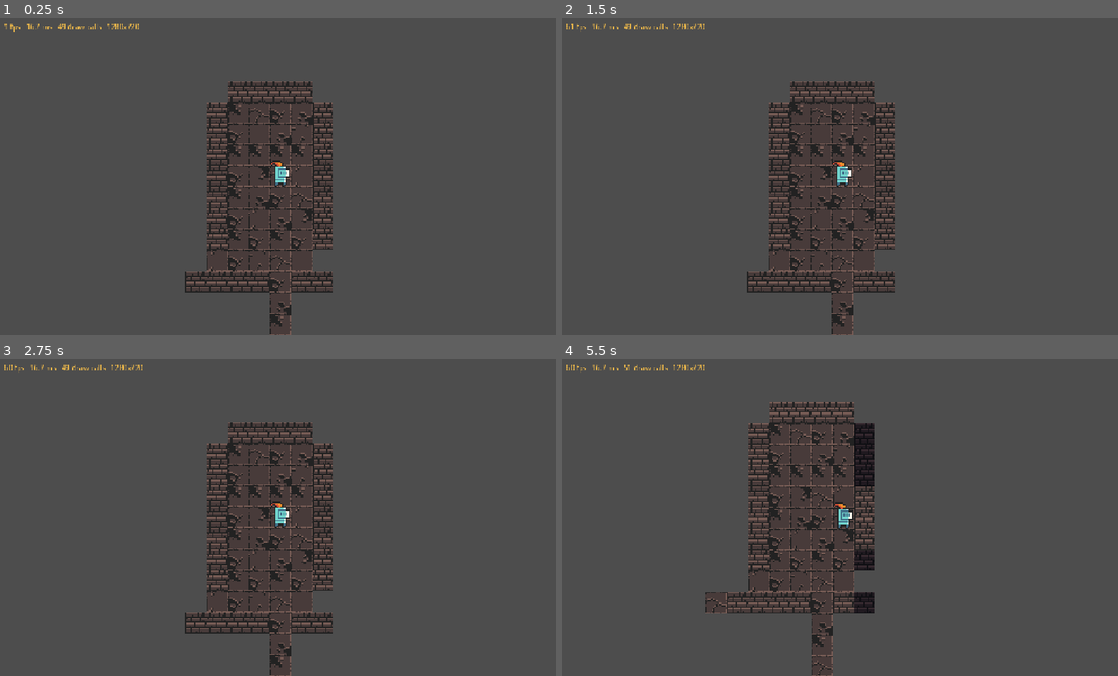
Above: before the commit, frames 1-4 (two rows, left to right).
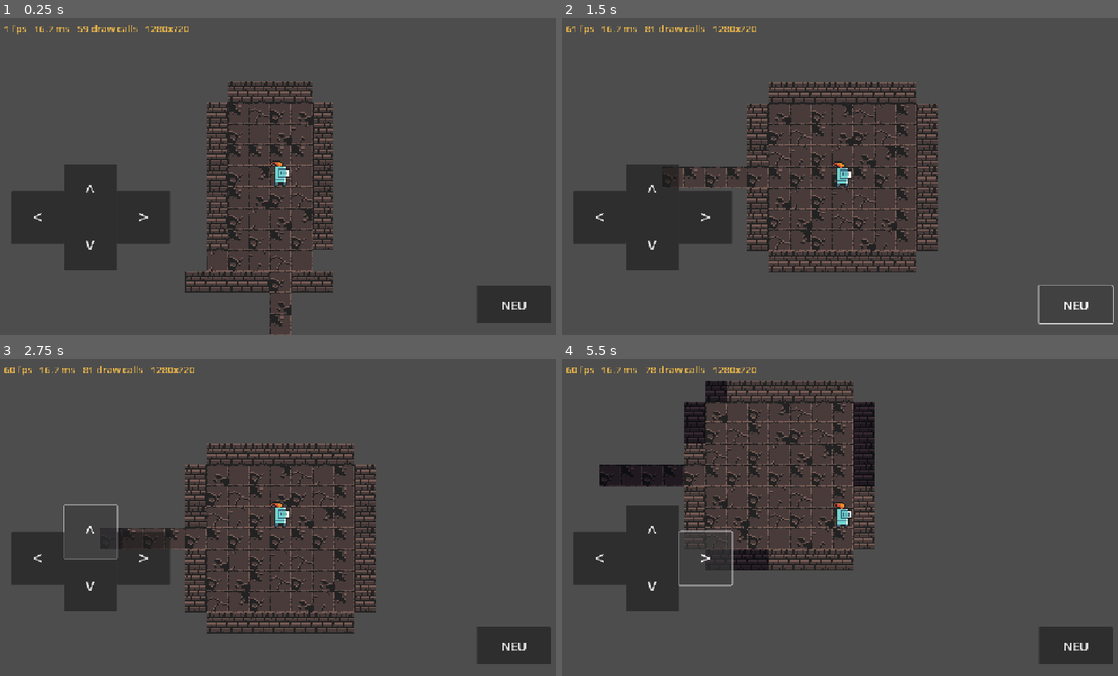
Above: after the commit, the same moments.

Repository: GermanDudeXX/dungeon-crawler
Game: Godot game, scene res://scenes/main.tscn
Same seed, same stepped clock (60 frames per second), same inputs: the game is played once before the commit and once after it.
Inputs (mouse positions are in pixels of both pictures, inside the frame that each line leads up to):
- Up to frame 1 (0.25 s): no input
- Up to frame 2 (1.5 s): click (650, 243) at 0.5 s, where only the run after the commit has a clickable "v"; click (1073, 303) at 1.25 s, where only the run after the commit has a clickable "NEU"
- Up to frame 3 (2.75 s): click (88, 530) at 2 s, where only the run after the commit has a clickable "^"
- Up to frame 4 (5.5 s): click (600, 558) at 2.75 s, where only the run after the commit has a clickable "<"; click (706, 558) at 3.5 s, where only the run after the commit has a clickable ">"; tap Enter at 4.25 s; hold Right (ui_right) 4.28-5.03 s; tap Space at 5 s; hold Down (ui_down) from 5.03 s (still down)

The runs differ from the first frame. In frame 1, 8.2% of the frame differs, in the area x 0-100%, y 1-97%; in frame 2, 18%; in frame 3, 16%; in frame 4, 19%, in the area x 0-100%, y 1-100%.

Commit message:
Give the Godot slice thumbs to walk with
It had keyboard input only, which on the phone means the readout in the
corner is all you can look at. There is a thumb-sized cross in the
bottom-left now, in the same corner as the pygame build's, and holding
one walks - tapping once per step measures nothing, and walking is what
the frame rate has to be measured on. A NEU button rolls another floor,
since the slice has no stairs yet.

Steps run on a timer rather than per frame, so the hero's speed does
not depend on the frame rate - which is the one number this build
exists to produce.

Co-Authored-By: Claude Opus 5 <noreply@anthropic.com>
Claude-Session: https://claude.ai/code/session_01WQiUvBCjkdxtXigdz77eh9

Diff:
--- a/godot/scripts/game.gd
+++ b/godot/scripts/game.gd
@@ -31,6 +31,8 @@
 var _camera: Camera2D
 var _readout: Label
 var _tile_ids := {}       ## tile name -> source id in the shared TileSet
+var _held := Vector2i.ZERO      ## direction a thumb is holding
+var _step_cooldown := 0.0
 
 
 func _ready() -> void:
@@ -107,10 +109,53 @@
 func _build_hud() -> void:
 	var layer := CanvasLayer.new()
 	add_child(layer)
+
 	_readout = Label.new()
 	_readout.position = Vector2(12, 8)
+	_readout.add_theme_font_size_override("font_size", 22)
 	_readout.add_theme_color_override("font_color", Color(0.91, 0.71, 0.29))
 	layer.add_child(_readout)
+
+	# A thumb-sized cross in the bottom-left corner, the same shape and
+	# the same corner as the pygame build's. The viewport is 1280x720 and
+	# the display scales it up, so these are bigger on the phone than the
+	# numbers suggest - on a 2448-wide screen a 120px button lands at
+	# about 230 physical pixels, well over Android's 48dp minimum.
+	var pad := 28.0
+	var size := 120.0
+	var origin := Vector2(pad + size, -pad - size * 2.0)
+	_dpad_button(layer, "^", origin + Vector2(0, -size), Vector2i(0, -1), size)
+	_dpad_button(layer, "v", origin, Vector2i(0, 1), size)
+	_dpad_button(layer, "<", origin + Vector2(-size, -size * 0.5), Vector2i(-1, 0), size)
+	_dpad_button(layer, ">", origin + Vector2(size, -size * 0.5), Vector2i(1, 0), size)
+
+	# One more floor, for looking at a different layout without leaving
+	# the app - the slice has no stairs yet.
+	var again := Button.new()
+	again.text = "NEU"
+	again.custom_minimum_size = Vector2(size * 1.4, size * 0.7)
+	again.set_anchors_preset(Control.PRESET_BOTTOM_RIGHT)
+	again.position = Vector2(-pad - size * 1.4, -pad - size * 0.7)
+	again.add_theme_font_size_override("font_size", 28)
+	again.pressed.connect(_new_level)
+	layer.add_child(again)
+
+
+func _dpad_button(layer: CanvasLayer, label: String, where: Vector2,
+		step: Vector2i, size: float) -> void:
+	var button := Button.new()
+	button.text = label
+	button.custom_minimum_size = Vector2(size, size)
+	button.set_anchors_preset(Control.PRESET_BOTTOM_LEFT)
+	button.position = where
+	button.add_theme_font_size_override("font_size", 40)
+	# Held, not tapped: walking is what the frame rate has to be measured
+	# on, and tapping once per step measures nothing.
+	button.button_down.connect(func() -> void: _held = step)
+	button.button_up.connect(func() -> void:
+		if _held == step:
+			_held = Vector2i.ZERO)
+	layer.add_child(button)
 
 
 # --- the level ------------------------------------------------------------
@@ -209,22 +254,6 @@
 
 # --- playing --------------------------------------------------------------
 
-func _unhandled_input(event: InputEvent) -> void:
-	if not event.is_pressed():
-		return
-	var step := Vector2i.ZERO
-	if event.is_action("ui_right") or Input.is_key_pressed(KEY_D):
-		step = Vector2i(1, 0)
-	elif event.is_action("ui_left") or Input.is_key_pressed(KEY_A):
-		step = Vector2i(-1, 0)
-	elif event.is_action("ui_down") or Input.is_key_pressed(KEY_S):
-		step = Vector2i(0, 1)
-	elif event.is_action("ui_up") or Input.is_key_pressed(KEY_W):
-		step = Vector2i(0, -1)
-	if step != Vector2i.ZERO:
-		move(step)
-
-
 func move(step: Vector2i) -> void:
 	var target := _player + step
 	if not Dungeon.is_walkable(_grid, target.x, target.y):
@@ -234,7 +263,26 @@
 	_paint()
 
 
-func _process(_delta: float) -> void:
+func _process(delta: float) -> void:
+	# Held keys and held thumbs both walk at a steady rate rather than
+	# as fast as frames happen - otherwise the hero's speed would
+	# depend on the frame rate, which is the very thing being measured.
+	_step_cooldown -= delta
+	if _held == Vector2i.ZERO:
+		if Input.is_key_pressed(KEY_D) or Input.is_key_pressed(KEY_RIGHT):
+			_held = Vector2i(1, 0)
+		elif Input.is_key_pressed(KEY_A) or Input.is_key_pressed(KEY_LEFT):
+			_held = Vector2i(-1, 0)
+		elif Input.is_key_pressed(KEY_S) or Input.is_key_pressed(KEY_DOWN):
+			_held = Vector2i(0, 1)
+		elif Input.is_key_pressed(KEY_W) or Input.is_key_pressed(KEY_UP):
+			_held = Vector2i(0, -1)
+	if _held != Vector2i.ZERO and _step_cooldown <= 0.0:
+		move(_held)
+		_step_cooldown = 0.14
+		if not Input.is_anything_pressed():
+			_held = Vector2i.ZERO
+
 	# Frame time, not frame rate: the pygame build's readout measured the
 	# gap between draws, which on a turn-based game that only redraws on
 	# change reads 500ms while standing still and means nothing. This is
